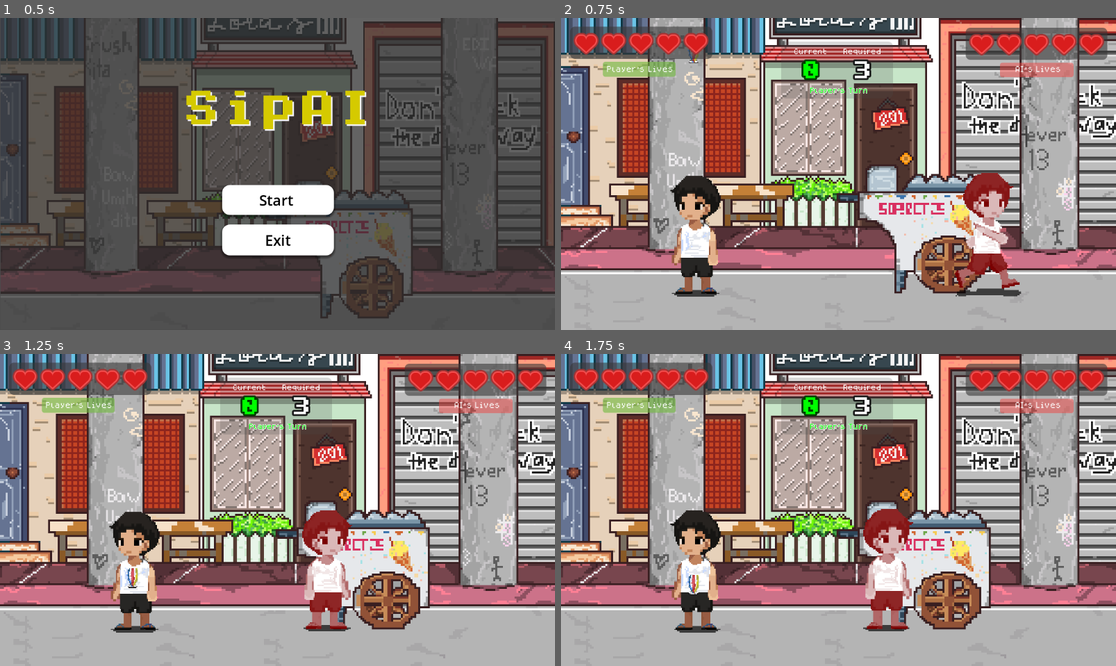
Above: before the commit, frames 1-4 (two rows, left to right).
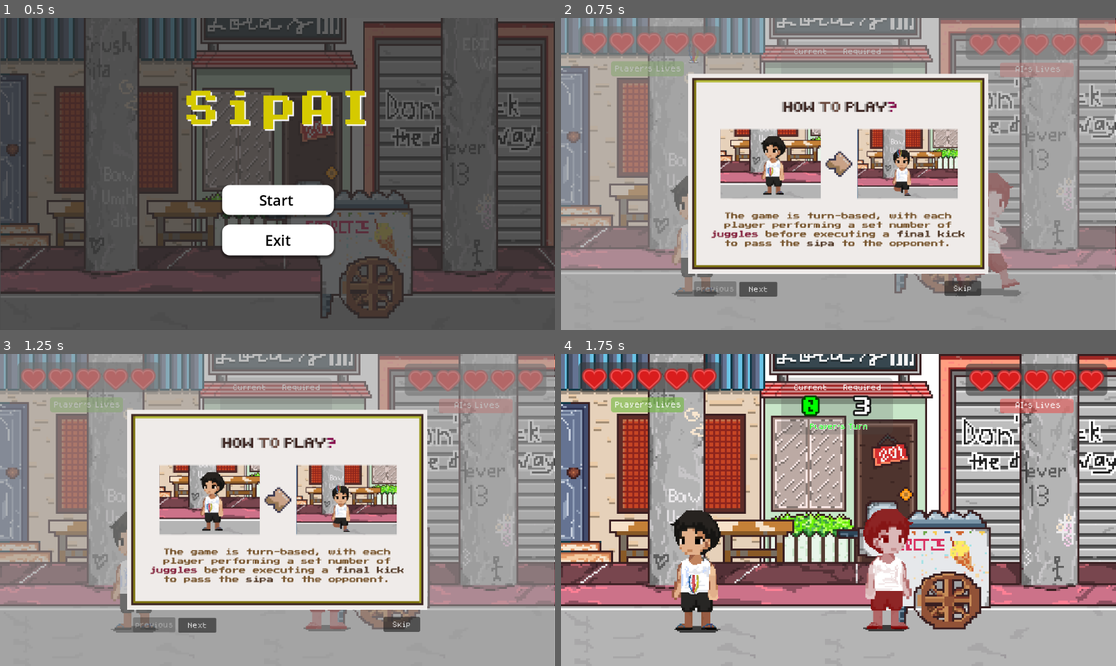
Above: after the commit, the same moments.

Repository: jehya/SipAI
Game: Godot game, scene res://scenes/main_menu.tscn
Two runs of this game, one before a commit and one after it. Both use one fixed random seed, a clock stepped at 60 frames per second and the inputs below.
Inputs (mouse positions are in pixels of both pictures, inside the frame that each line leads up to):
- Up to frame 1 (0.5 s): no input
- Up to frame 2 (0.75 s): click "Start" at 0.5 s
- Up to frame 3 (1.25 s): no input
- Up to frame 4 (1.75 s): click (960, 625) at 1.25 s, where only the run after the commit has a clickable "Skip"

Frame 1 is identical in both runs. In frame 2, 66% of the frame differs, in the area x 0-100%, y 0-90%; in frame 3, 66%; in frame 4, 2.0%.

Commit message:
added tutorial

Diff:
--- a/project.godot
+++ b/project.godot
@@ -14,6 +14,10 @@
 run/main_scene="uid://bwll1amwy5hu3"
 config/features=PackedStringArray("4.4", "Forward Plus")
 config/icon="res://icon.svg"
+
+[autoload]
+
+Global="*res://scripts/Global.gd"
 
 [input]
 
--- a/scenes/game.tscn
+++ b/scenes/game.tscn
@@ -10,9 +10,17 @@
 [ext_resource type="Texture2D" uid="uid://p1q1ja31xy4h" path="res://assets/heart_full.png" id="6_gee14"]
 [ext_resource type="Texture2D" uid="uid://cbei3iisr6d7c" path="res://assets/heart_empty.png" id="7_0tnpc"]
 [ext_resource type="FontFile" uid="uid://jywost35iltc" path="res://assets/fonts/dogicapixel.ttf" id="8_0tnpc"]
+[ext_resource type="Script" uid="uid://bbd1yvmmb8uwk" path="res://scripts/tutorial_canvas.gd" id="8_trtic"]
+[ext_resource type="Texture2D" uid="uid://cmggep36kpq5g" path="res://assets/Tutorial1.png" id="9_5newe"]
 [ext_resource type="Script" uid="uid://bcwso6n0wa5ju" path="res://scripts/juggle_counter_panel.gd" id="9_vtaks"]
+[ext_resource type="Texture2D" uid="uid://uo1nt18tau10" path="res://assets/Tutorial2.png" id="10_37s47"]
 [ext_resource type="FontFile" uid="uid://cxnbavq6hj5l7" path="res://assets/fonts/dogicabold.ttf" id="10_kvpfn"]
+[ext_resource type="Texture2D" uid="uid://cxxsi8vlbvtm3" path="res://assets/Tutorial3.png" id="11_bt5mj"]
 [ext_resource type="AudioStream" uid="uid://c13b862nuhf67" path="res://assets/music/Suburban Neighborhood (Sound Effect).mp3" id="12_dinhu"]
+[ext_resource type="Texture2D" uid="uid://drb60s0oilbbd" path="res://assets/Tutorial4.png" id="12_e1j6l"]
+[ext_resource type="Texture2D" uid="uid://dbteu6edjg66j" path="res://assets/Tutorial5.png" id="13_pl11u"]
+[ext_resource type="Texture2D" uid="uid://cd1fh5tise2aw" path="res://assets/Tutoral6.png" id="14_bhx41"]
+[ext_resource type="Texture2D" uid="uid://b6dt65vm61hm4" path="res://assets/Tutorial7.png" id="15_qnb83"]
 
 [sub_resource type="TileSetAtlasSource" id="TileSetAtlasSource_lnu2h"]
 texture = ExtResource("1_yqjtg")
@@ -482,7 +490,7 @@
 size = Vector2(595.34, 33.75)
 
 [sub_resource type="StyleBoxFlat" id="StyleBoxFlat_kvuet"]
-bg_color = Color(0.0807833, 0.0807833, 0.0807833, 0.945098)
+bg_color = Color(0.00184107, 0.00184107, 0.00184107, 0.945098)
 
 [sub_resource type="StyleBoxEmpty" id="StyleBoxEmpty_kvuet"]
 
@@ -509,6 +517,9 @@
 corner_radius_top_right = 10
 corner_radius_bottom_right = 10
 corner_radius_bottom_left = 10
+
+[sub_resource type="StyleBoxFlat" id="StyleBoxFlat_rysoc"]
+bg_color = Color(0.6, 0.6, 0.6, 0.6)
 
 [sub_resource type="StyleBoxFlat" id="StyleBoxFlat_iywne"]
 bg_color = Color(0.215902, 0.215902, 0.215902, 0.596078)
@@ -678,13 +689,70 @@
 theme_override_styles/normal = SubResource("StyleBoxFlat_1kice")
 text = "Quit"
 
+[node name="TutorialCanvas" type="CanvasLayer" parent="."]
+layer = 3
+script = ExtResource("8_trtic")
+tutorial_images = Array[Texture]([ExtResource("9_5newe"), ExtResource("10_37s47"), ExtResource("11_bt5mj"), ExtResource("12_e1j6l"), ExtResource("13_pl11u"), ExtResource("14_bhx41"), ExtResource("15_qnb83")])
+
+[node name="Panel" type="Panel" parent="TutorialCanvas"]
+offset_right = 1151.0
+offset_bottom = 648.0
+theme_override_styles/panel = SubResource("StyleBoxFlat_rysoc")
+
+[node name="TextureRect" type="TextureRect" parent="TutorialCanvas/Panel"]
+layout_mode = 1
+anchors_preset = 8
+anchor_left = 0.5
+anchor_top = 0.5
+anchor_right = 0.5
+anchor_bottom = 0.5
+offset_left = -311.5
+offset_top = -222.0
+offset_right = 311.5
+offset_bottom = 222.0
+grow_horizontal = 2
+grow_vertical = 2
+expand_mode = 1
+stretch_mode = 5
+
+[node name="Skip" type="Button" parent="TutorialCanvas/Panel"]
+layout_mode = 0
+offset_left = 796.0
+offset_top = 546.0
+offset_right = 872.0
+offset_bottom = 577.0
+theme_override_fonts/font = ExtResource("8_0tnpc")
+theme_override_font_sizes/font_size = 12
+text = "Skip"
+
+[node name="Next" type="Button" parent="TutorialCanvas/Panel"]
+layout_mode = 0
+offset_left = 370.0
+offset_top = 548.0
+offset_right = 449.0
+offset_bottom = 579.0
+theme_override_fonts/font = ExtResource("8_0tnpc")
+theme_override_font_sizes/font_size = 12
+text = "Next"
+
+[node name="Previous" type="Button" parent="TutorialCanvas/Panel"]
+layout_mode = 0
+offset_left = 276.0
+offset_top = 547.0
+offset_right = 364.0
+offset_bottom = 578.0
+theme_override_fonts/font = ExtResource("8_0tnpc")
+theme_override_font_sizes/font_size = 12
+text = "previous"
+
 [node name="CanvasLayer" type="CanvasLayer" parent="."]
+layer = 0
 
 [node name="Panel" type="Panel" parent="CanvasLayer"]
-offset_left = 19.0
-offset_top = 18.0
-offset_right = 314.0
-offset_bottom = 85.0
+offset_left = 36.0
+offset_top = 17.0
+offset_right = 333.0
+offset_bottom = 79.0
 theme_override_styles/panel = SubResource("StyleBoxFlat_iywne")
 script = ExtResource("5_u5sy4")
 heart_full = ExtResource("6_gee14")
--- a/scenes/game_over.tscn
+++ /dev/null
@@ -1,94 +0,0 @@
-[gd_scene load_steps=7 format=3 uid="uid://c3ryin4ywpadg"]
-
-[ext_resource type="Script" path="res://scripts/game_over.gd" id="1_xeevv"]
-[ext_resource type="FontFile" uid="uid://jywost35iltc" path="res://assets/fonts/dogicapixel.ttf" id="2_wqhvx"]
-
-[sub_resource type="StyleBoxFlat" id="StyleBoxFlat_racf3"]
-bg_color = Color(0.6, 0.811765, 0.6, 0.745098)
-corner_radius_top_left = 10
-corner_radius_top_right = 10
-corner_radius_bottom_right = 10
-corner_radius_bottom_left = 10
-
-[sub_resource type="StyleBoxFlat" id="StyleBoxFlat_7m3ot"]
-bg_color = Color(0.6, 0.811765, 0.6, 0.745098)
-corner_radius_top_left = 10
-corner_radius_top_right = 10
-corner_radius_bottom_right = 10
-corner_radius_bottom_left = 10
-
-[sub_resource type="StyleBoxFlat" id="StyleBoxFlat_v3hpu"]
-bg_color = Color(0.6, 0.811765, 0.6, 0.745098)
-corner_radius_top_left = 10
-corner_radius_top_right = 10
-corner_radius_bottom_right = 10
-corner_radius_bottom_left = 10
-
-[sub_resource type="StyleBoxFlat" id="StyleBoxFlat_irg28"]
-bg_color = Color(0.875685, 0.435643, 0.448866, 1)
-corner_radius_top_left = 10
-corner_radius_top_right = 10
-corner_radius_bottom_right = 10
-corner_radius_bottom_left = 10
-
-[node name="GameOver" type="Control"]
-layout_mode = 3
-anchors_preset = 15
-anchor_right = 1.0
-anchor_bottom = 1.0
-grow_horizontal = 2
-grow_vertical = 2
-script = ExtResource("1_xeevv")
-
-[node name="Panel" type="Panel" parent="."]
-layout_mode = 1
-anchors_preset = 15
-anchor_right = 1.0
-anchor_bottom = 1.0
-grow_horizontal = 2
-grow_vertical = 2
-
-[node name="Label" type="Label" parent="Panel"]
-layout_mode = 0
-offset_left = 499.0
-offset_top = 167.0
-offset_right = 640.0
-offset_bottom = 221.0
-
-[node name="VBoxContainer" type="VBoxContainer" parent="Panel"]
-layout_mode = 1
-anchors_preset = 8
-anchor_left = 0.5
-anchor_top = 0.5
-anchor_right = 0.5
-anchor_bottom = 0.5
-offset_left = -100.0
-offset_top = -7.0
-offset_right = 101.0
-offset_bottom = 106.0
-grow_horizontal = 2
-grow_vertical = 2
-theme_override_constants/separation = 10
-
-[node name="RetryButton" type="Button" parent="Panel/VBoxContainer"]
-layout_mode = 2
-size_flags_vertical = 3
-theme_override_fonts/font = ExtResource("2_wqhvx")
-theme_override_font_sizes/font_size = 20
-theme_override_styles/hover = SubResource("StyleBoxFlat_racf3")
-theme_override_styles/pressed = SubResource("StyleBoxFlat_7m3ot")
-theme_override_styles/normal = SubResource("StyleBoxFlat_v3hpu")
-text = "Restart"
-
-[node name="QuitButton" type="Button" parent="Panel/VBoxContainer"]
-layout_mode = 2
-size_flags_vertical = 3
-theme_override_fonts/font = ExtResource("2_wqhvx")
-theme_override_font_sizes/font_size = 20
-theme_override_styles/hover = SubResource("StyleBoxFlat_racf3")
-theme_override_styles/pressed = SubResource("StyleBoxFlat_7m3ot")
-theme_override_styles/normal = SubResource("StyleBoxFlat_irg28")
-text = "Quit"
-
-[connection signal="pressed" from="Panel/VBoxContainer/RetryButton" to="." method="_on_restart_button_pressed"]
-[connection signal="pressed" from="Panel/VBoxContainer/QuitButton" to="." method="_on_quit_button_pressed"]
--- /dev/null
+++ b/scripts/Global.gd
@@ -0,0 +1,3 @@
+extends Node
+
+var show_tutorial := true
--- a/scripts/game_over_ui.gd
+++ b/scripts/game_over_ui.gd
@@ -25,6 +25,7 @@
 	visible = true
 
 func restart_game():
+	Global.show_tutorial = false
 	get_tree().reload_current_scene()
 
 func quit_game():
--- a/scripts/main_menu.gd
+++ b/scripts/main_menu.gd
@@ -2,6 +2,7 @@
 
 
 func _on_start_pressed() -> void:
+	Global.show_tutorial = true
 	get_tree().change_scene_to_file("res://scenes/game.tscn")
 
 
--- a/scripts/turn_manager.gd
+++ b/scripts/turn_manager.gd
@@ -1,4 +1,5 @@
 extends Node
+
 
 signal turn_started(player_name)
 signal game_over(winner)
@@ -9,15 +10,30 @@
 var player_lives = 5
 var ai_lives = 5
 
+
 @onready var counter_panel = get_node("/root/Game/CanvasLayer/JuggleCounterPanel")
+@onready var tutorial_ui = get_node("/root/Game/TutorialCanvas")
+
+#Added new
+
 
 func _ready():
-	start_turn()
+	if Global.show_tutorial:
+		tutorial_ui.start_tutorial()
+		tutorial_ui.tutorial_finished.connect(start_game_after_tutorial)
+	else:
+		start_turn()
+
+
+func start_game_after_tutorial():
+	start_turn()  # or any function you use to start the actual game
 
 
 
 func start_turn():
 	current_juggles = 0
+	#Added
+
 	emit_signal("turn_started", current_turn)
 	print("%s's turn! Juggles required: %d" % [current_turn, required_juggles])
 
@@ -27,7 +43,15 @@
 		var ai_node = get_node("/root/Game/AI")  # Adjust if needed
 		ai_node.start_turn()  # Let the AI begin kickingaaaaaaasdajskkad
 
+	#Added
+	#var countdown_ui = get_node("/root/Game/CountdownLabel")
+	#countdown_ui.start_countdown(3)  # 3-second countdown
+
+	#retry_timer.start(3.0)#
+
 func successful_juggle():
+	#if is_waiting:
+		#return
 	current_juggles += 1
 	counter_panel.update_counters(required_juggles, current_juggles, current_turn)
 
@@ -67,6 +91,7 @@
 		else:
 			ai_node.end_turn()
 
+		#Replaced
 		# DO NOT switch turn — retry same player
 		start_turn()
 		return
--- /dev/null
+++ b/scripts/tutorial_canvas.gd
@@ -0,0 +1,43 @@
+extends CanvasLayer
+
+signal tutorial_finished
+
+@onready var texture_rect = $Panel/TextureRect
+@onready var skip_button = $Panel/Skip
+@onready var next_button = $Panel/Next
+@onready var prev_button = $Panel/Previous
+
+# Exported array of tutorial images
+@export var tutorial_images: Array[Texture]
+
+var current_index := 0
+
+func _ready():
+	visible = false
+	skip_button.pressed.connect(hide_tutorial)
+	next_button.pressed.connect(show_next)
+	prev_button.pressed.connect(show_previous)
+
+func start_tutorial():
+	current_index = 0
+	visible = true
+	update_image()
+
+func update_image():
+	texture_rect.texture = tutorial_images[current_index]
+	prev_button.disabled = current_index == 0
+	next_button.disabled = current_index == tutorial_images.size() - 1
+
+func show_next():
+	if current_index < tutorial_images.size() - 1:
+		current_index += 1
+		update_image()
+
+func show_previous():
+	if current_index > 0:
+		current_index -= 1
+		update_image()
+
+func hide_tutorial():
+	visible = false
+	emit_signal("tutorial_finished")
Not shown: 1 places in scenes/game.tscn that only renumber resources
Not shown, added: scripts/Global.gd.uid
Not shown, added: scripts/tutorial_canvas.gd.uid
